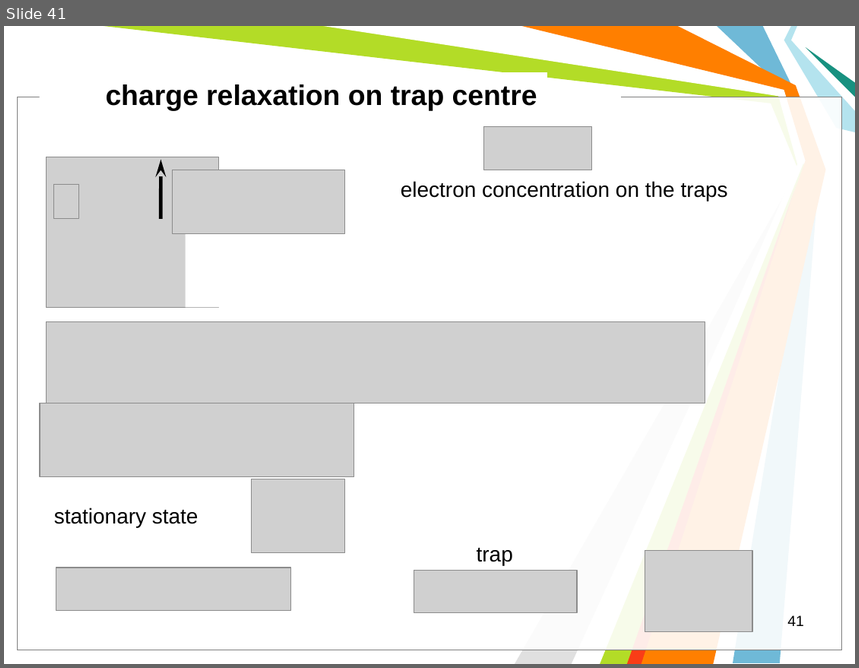
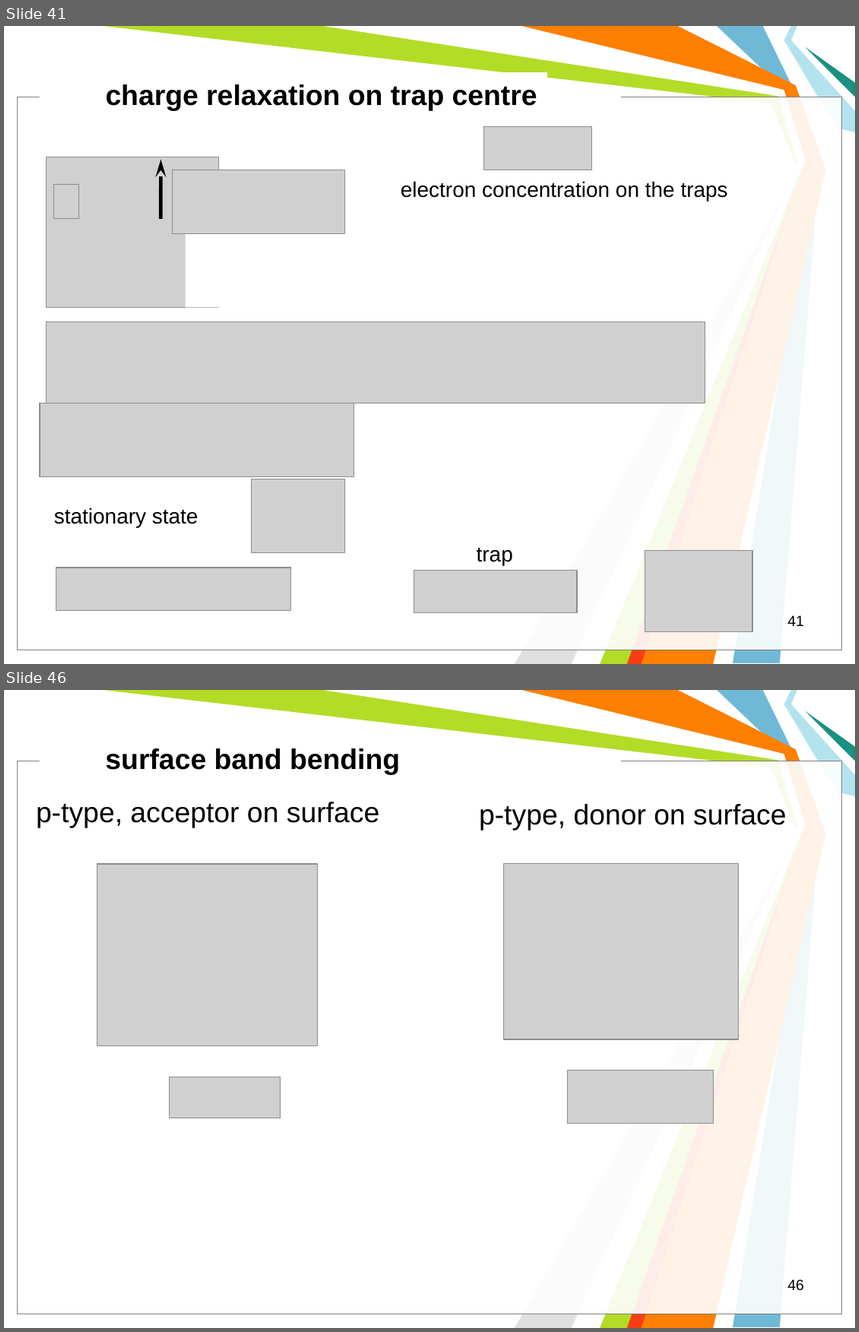
Before and after one commit to l432/NMK, a slide deck: Lecture/Photovoltaics/Photovoltaics2.ppt. Shown one above the other, each under a label of ours: slide 41 before the commit, slides 41 and 46 after it; the slides between them are not shown. The pictures are 859x668 and 859x1332 pixels, drawn with LibreOffice and Linux fonts; fonts in the diff are those of the drawing; grey boxes stand for pictures; background and template pictures are left out. Boxes give left, top, right and bottom in pixels: in the first picture for what was removed or moved away, otherwise in the second. Text is boxed around its words. In the diff, an @@ line names an element or a change of style, - is before the commit and + after.

```diff
--- a/Lecture/Photovoltaics/Photovoltaics2.ppt
+++ b/Lecture/Photovoltaics/Photovoltaics2.ppt
@@ slide 46 added at (x1=4, y1=690, x2=855, y2=1328), background #FFFFFF; not listed: 11 template elements that a slide beside it also shows @@
@@ text added at (x1=105, y1=749, x2=400, y2=774), 24 pt, text #000000, bold @@
+surface band bending
@@ text added at (x1=36, y1=802, x2=379, y2=828), 24 pt, text #000000 @@
+p-type, acceptor on surface
@@ text added at (x1=479, y1=804, x2=786, y2=831), 24 pt, text #000000 @@
+p-type, donor on surface
@@ picture added at (x1=97, y1=865, x2=317, y2=1046) @@
@@ picture added at (x1=503, y1=863, x2=739, y2=1040) @@
@@ picture added at (x1=567, y1=1071, x2=713, y2=1124) @@
@@ picture added at (x1=169, y1=1078, x2=281, y2=1118) @@
@@ page number added at (x1=788, y1=1280, x2=804, y2=1291), 12.5 pt, text #000000 @@
+46
```
Also in this commit, not shown: 13 other slides added, 1 slide removed.
